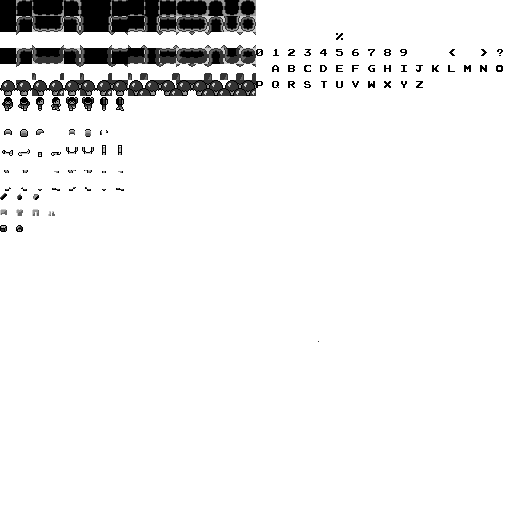
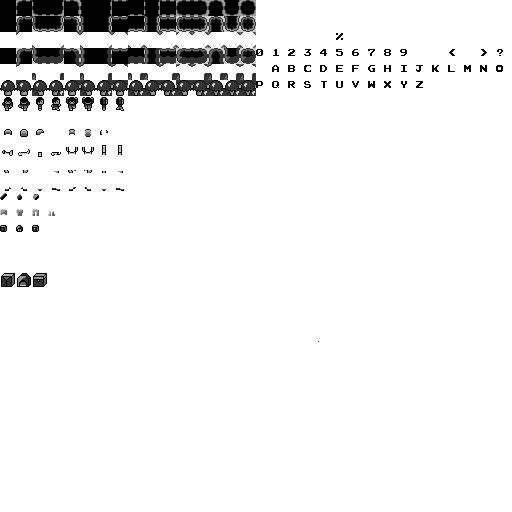
Layer changes from the first 512 x 512 image to the second:
painted on "spritesheet.png" over [1, 225, 47, 287]
